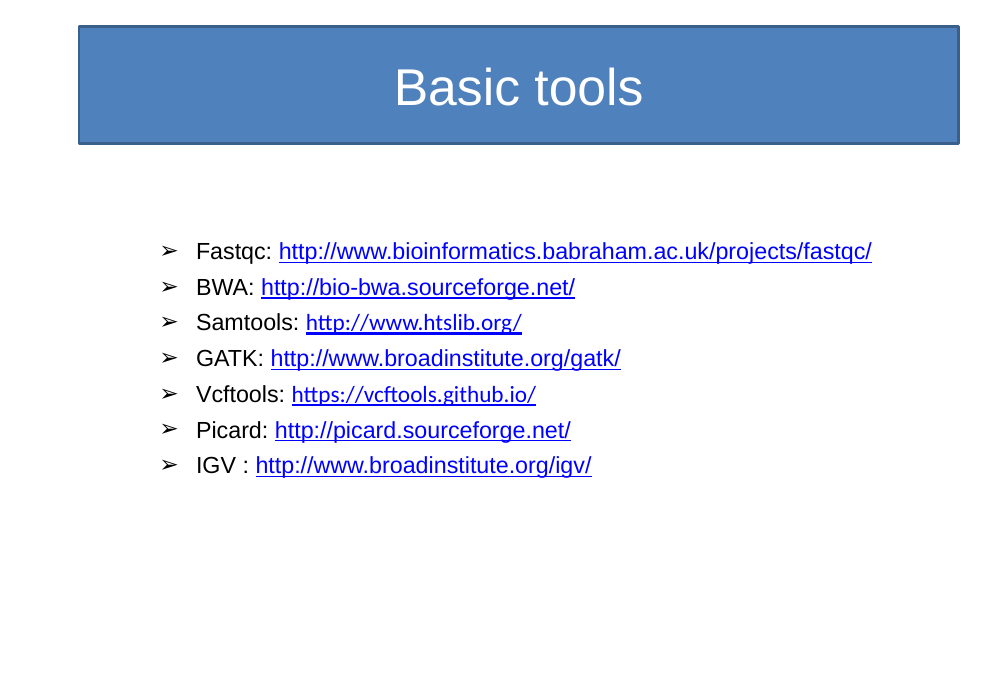
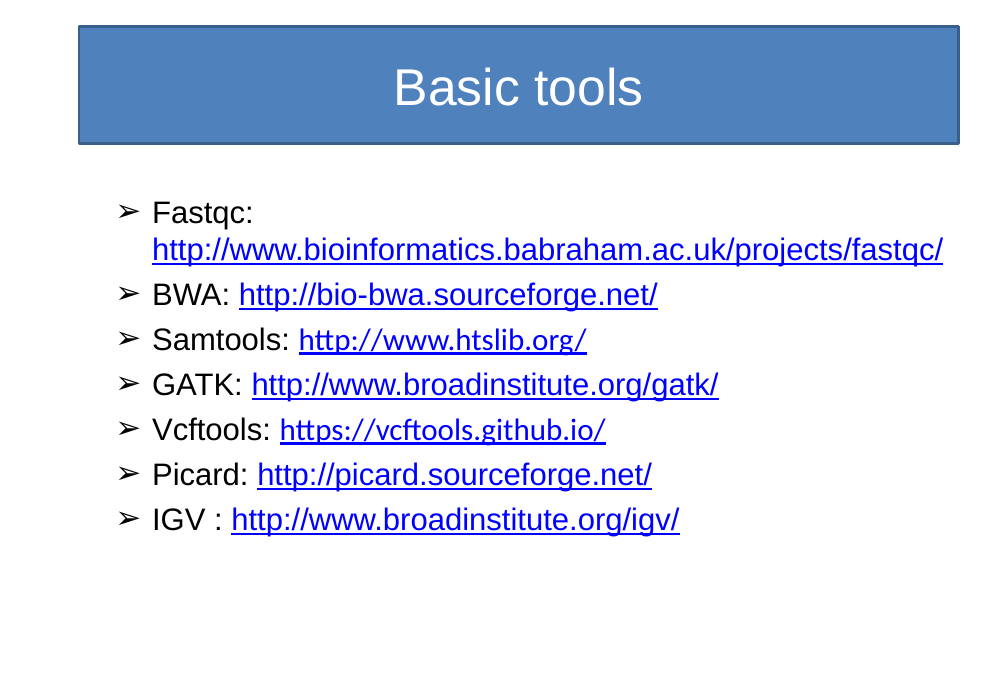
Before and after one commit to miguelperezenciso/NGScrashcourse, a slide deck: slide 9 of 2019_MSc_slides.pptx (slide 10 before the commit). Drawn at 1008x698 pixels with LibreOffice and Linux fonts; fonts in the diff are those of the drawing. Boxes give left, top, right and bottom in pixels: in the first picture for what was removed or moved away, otherwise in the second. Text is boxed around its words. In the diff, an @@ line names an element or a change of style, - is before the commit and + after.

```diff
--- a/2019_MSc_slides.pptx
+++ b/2019_MSc_slides.pptx
@@ text "Fastqc: http://www.bioinformatics.babraham.ac.uk/projects/fa ...": place and size @@
-text "Fastqc: http://www.bioinformatics.babraham.ac.uk/projects/fa ..." at (196,242,872,478)
+text "Fastqc: http://www.bioinformatics.babraham.ac.uk/projects/fa ..." at (152,201,943,536)
@@ text "Fastqc: http://www.bioinformatics.babraham.ac.uk/projects/fa ..." at (152,201,943,536): size 18 to 24 pt @@
```
Also in this commit, not shown: 12 other slides changed, 1 slide added, 1 slide removed.
